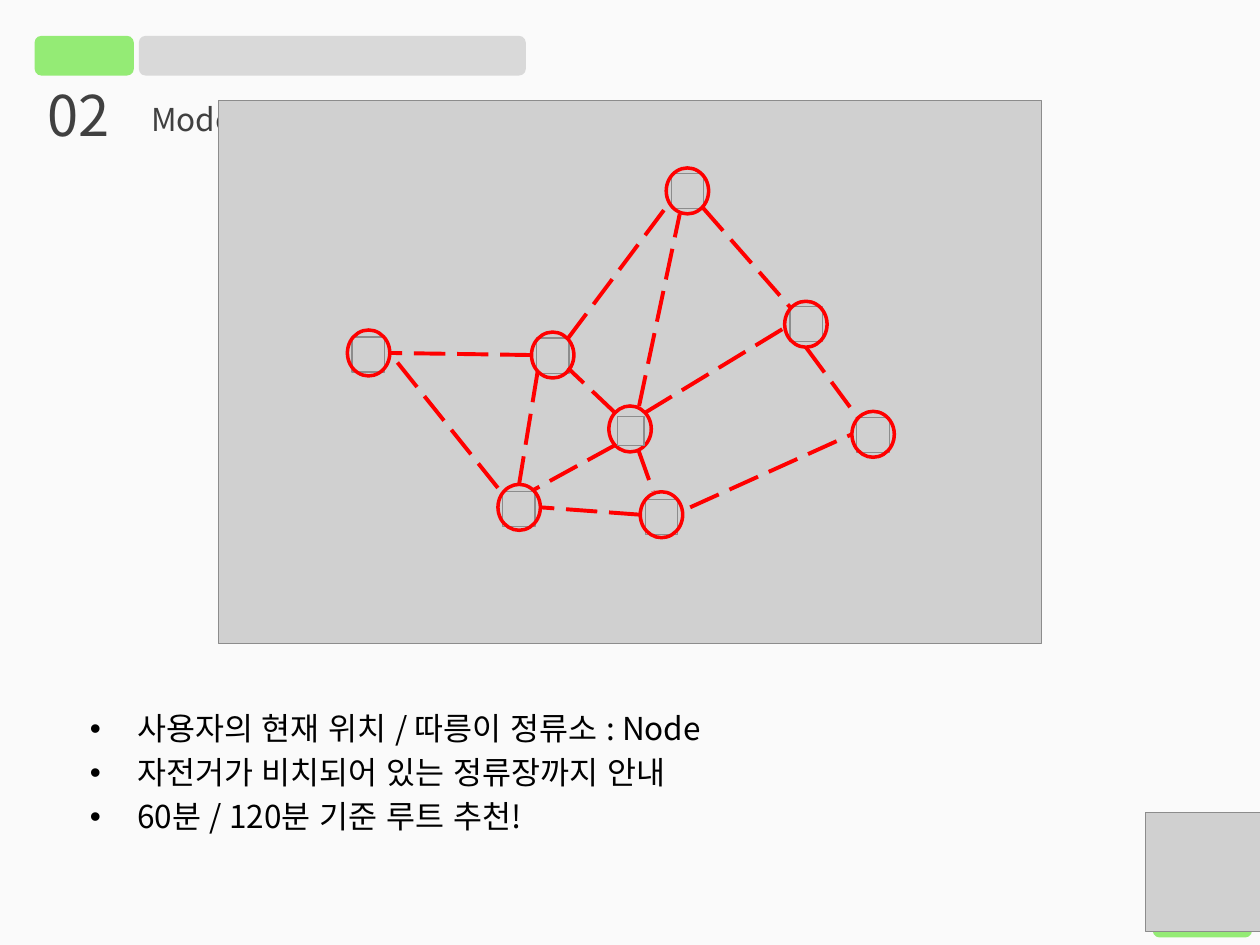
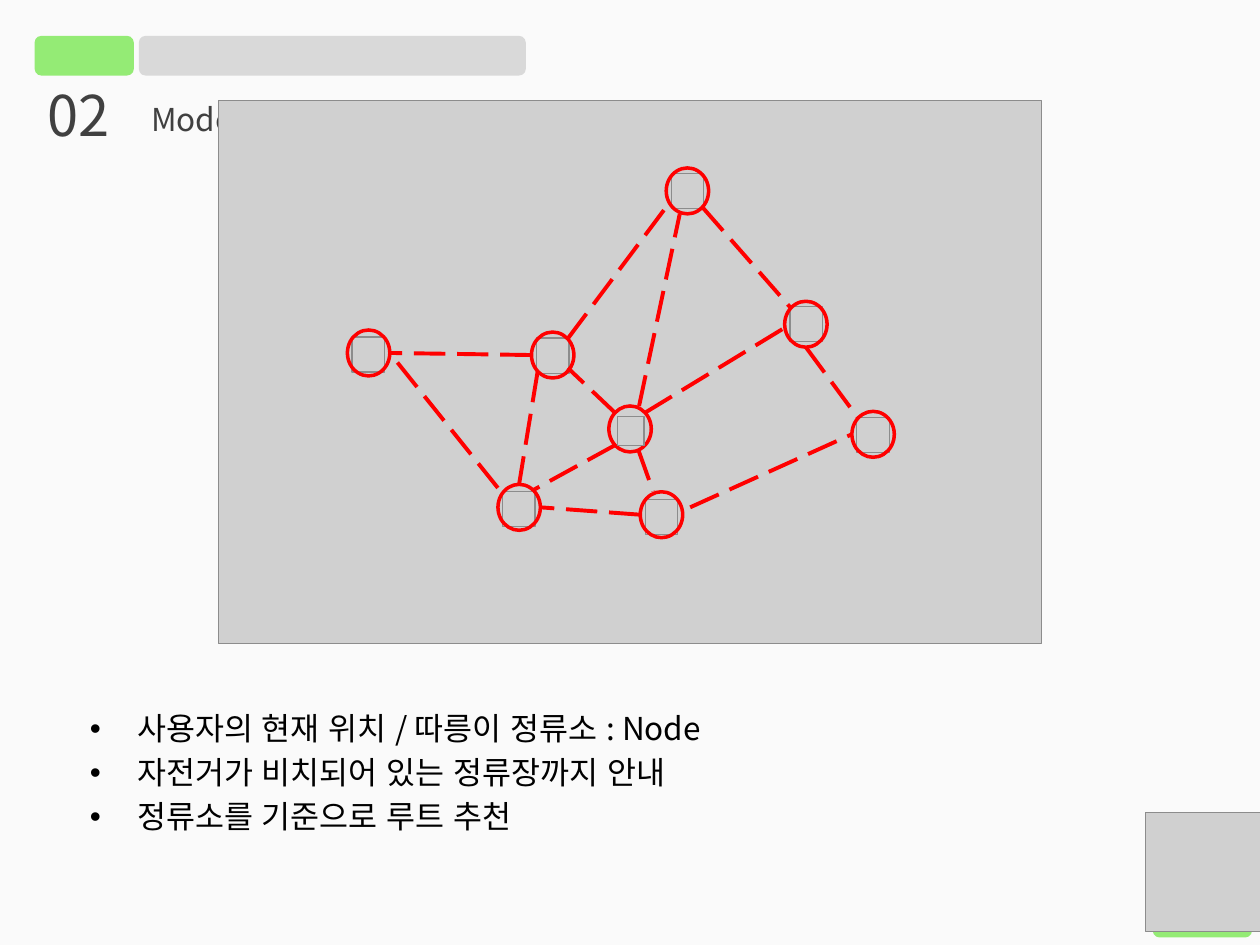
Before and after one commit to HyunjunJoo/DataStructure, a slide deck: slide 6 of 20131409_주현준_ProblemSolving.pptx. Drawn at 1260x945 pixels with LibreOffice and Linux fonts; fonts in the diff are those of the drawing; grey boxes stand for pictures. Boxes give left, top, right and bottom in pixels: in the first picture for what was removed or moved away, otherwise in the second. Text is boxed around its words. In the diff, an @@ line names an element or a change of style, - is before the commit and + after.

```diff
--- a/20131409_주현준_ProblemSolving.pptx
+++ b/20131409_주현준_ProblemSolving.pptx
@@ text at box(137, 802, 511, 831): text changed @@
-• 60분 / 120분 기준 루트 추천!
+• 정류소를 기준으로 루트 추천
```
Also in this commit, not shown: 2 other slides changed, 1 slide added.
